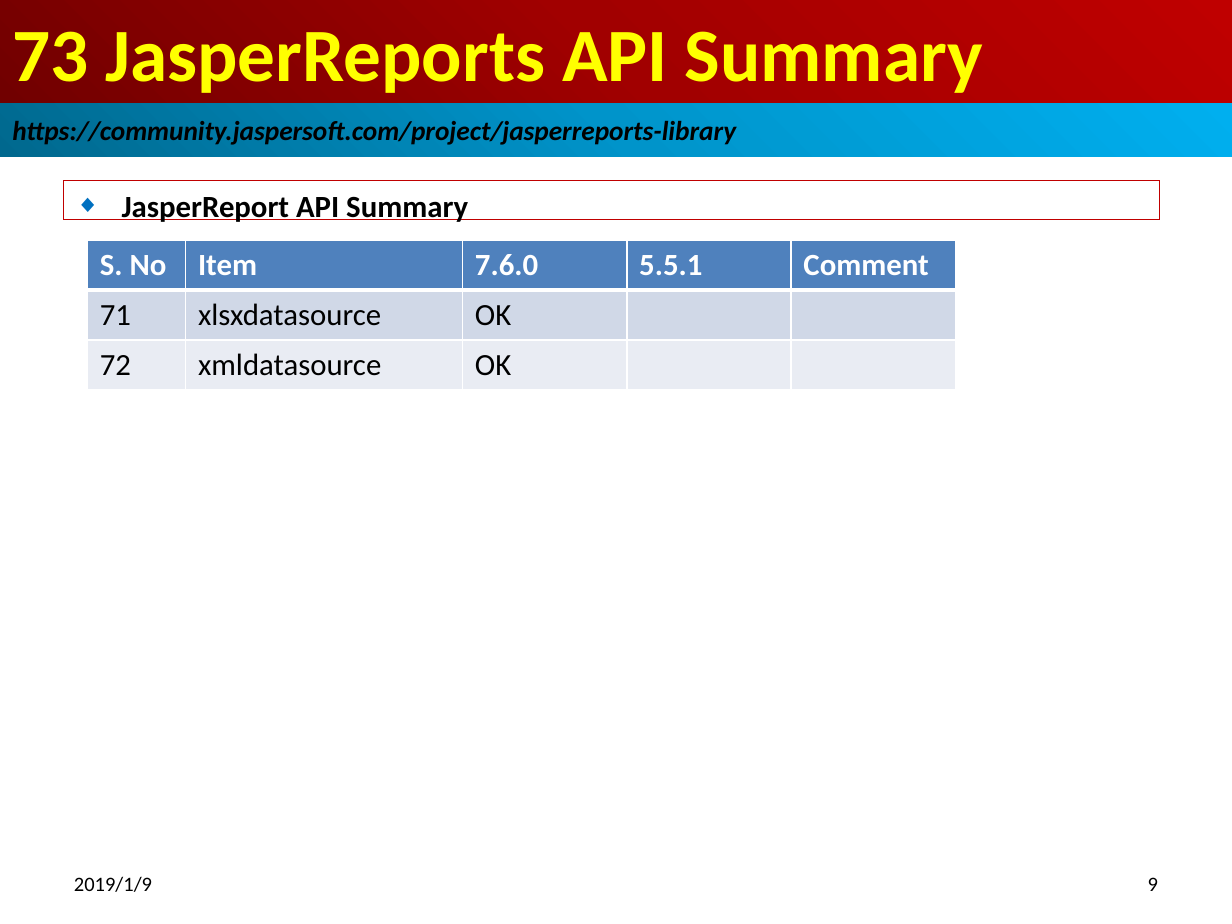
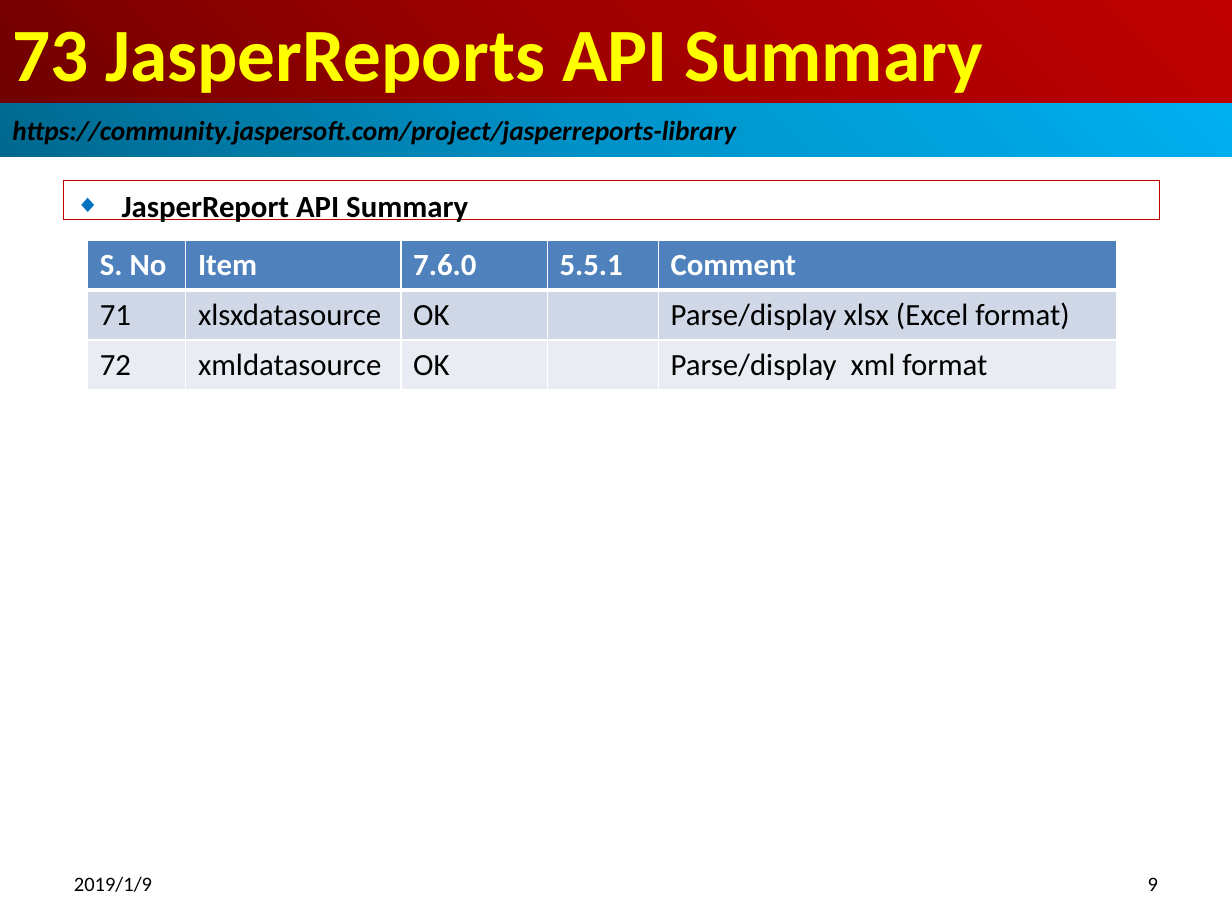
Before and after one commit to peterhchen/100-jasper-report-api-6.7.0, a slide deck: slide 9 of 15_Ch73_API_Summary.pptx. Drawn at 1232x924 pixels with LibreOffice and Linux fonts; fonts in the diff are those of the drawing. Boxes give left, top, right and bottom in pixels: in the first picture for what was removed or moved away, otherwise in the second. Text is boxed around its words. In the diff, an @@ line names an element or a change of style, - is before the commit and + after.

Commit message:
Chart, format, xlsx data source, xml datasource

```diff
--- a/15_Ch73_API_Summary.pptx
+++ b/15_Ch73_API_Summary.pptx
@@ table at box(87, 240, 1117, 391) @@
-row 2, column 5: 
+row 2, column 5: Parse/display xlsx (Excel format)
-row 3, column 5: 
+row 3, column 5: Parse/display xml format
@@ table: place and size @@
-table at box(87, 240, 955, 391)
+table at box(87, 240, 1117, 391)
```
Also in this commit, not shown: 1 other slide changed, 2 other files.
